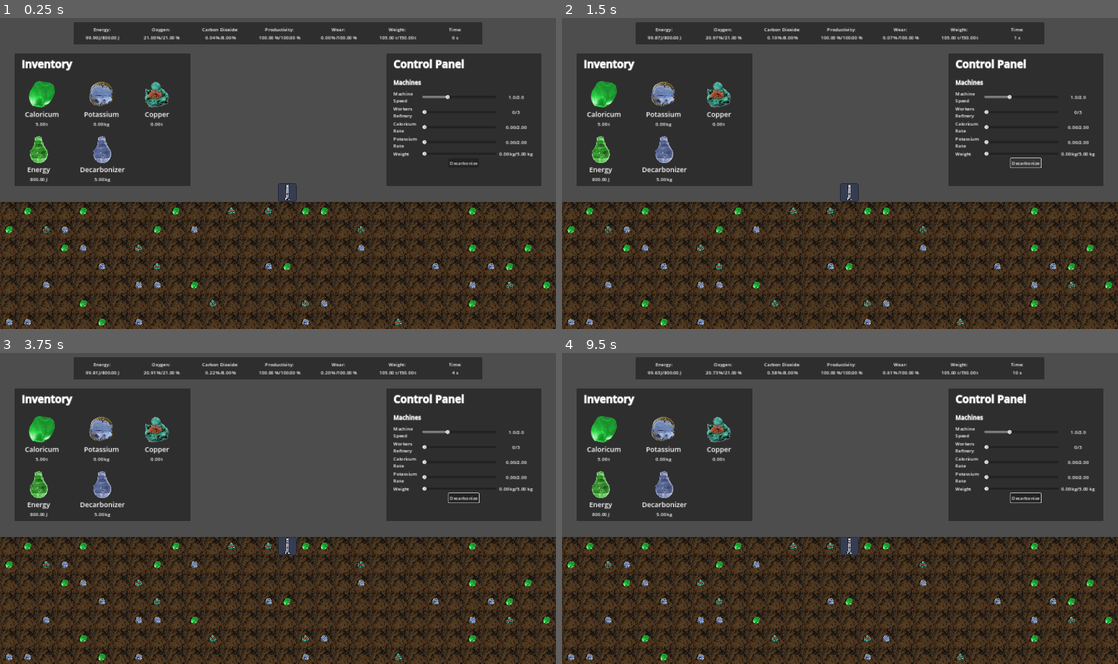
Above: before the commit, frames 1-4 (two rows, left to right).
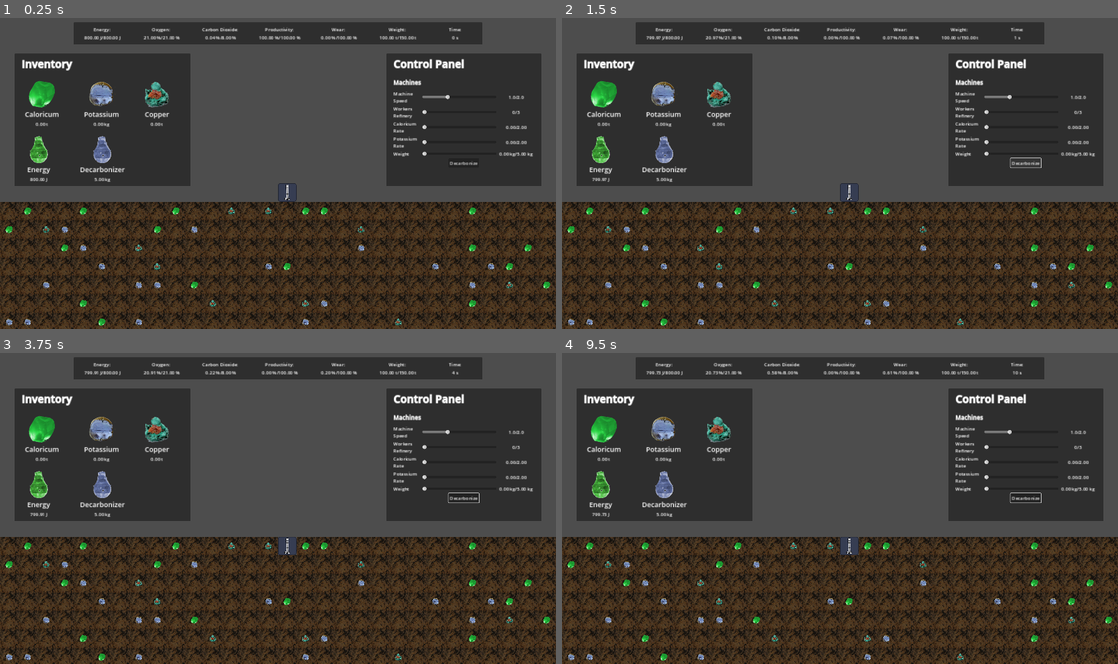
Above: after the commit, the same moments.

Repository: d-sacre/empire-space-company
Game: Godot game, scene res://scenes/game/game.tscn
The game is run twice, just before and just after one commit, with the same random seed, the same clock (stepped at 60 frames per second) and the same inputs. The engine's default icon, where the game draws it, is replaced by a stand-in: a white triangle on a blue panel in a dark square.
Inputs (mouse positions are in pixels of both pictures, inside the frame that each line leads up to):
- Up to frame 1 (0.25 s): no input
- Up to frame 2 (1.5 s): click "Decarbonize" at 0.5 s; click "Decarbonize" at 1.25 s
- Up to frame 3 (3.75 s): click "Decarbonize" at 2 s; tap Enter at 2.75 s; move the mouse to (400, 492) at 2.77 s; click (400, 492) at 2.85 s; tap Space at 3.5 s; move the mouse to (166, 524) at 3.52 s; click (166, 524) at 3.6 s
- Up to frame 4 (9.5 s): tap Enter at 4.25, 5.75 s; move the mouse to (895, 440) at 4.27 s; click (895, 440) at 4.35 s; tap Space at 5, 6.5 s; move the mouse to (812, 570) at 5.02 s; click (812, 570) at 5.1 s; move the mouse to (1006, 555) at 5.77 s; click (1006, 555) at 5.85 s; tap F (Toggle Fullscreen) at 6.4 s; move the mouse to (673, 461) at 6.52 s; click (673, 461) at 6.6 s; move the mouse to (867, 508) at 7.27 s; click (867, 508) at 7.35 s; move the mouse to (756, 430) at 8.02 s; click (756, 430) at 8.1 s; move the mouse to (962, 492) at 8.77 s; click (962, 492) at 8.85 s

The runs differ from the first frame. In frame 1, less than 0.1% of the frame differs, in the area x 6-70%, y 5-35%; in frame 2, 0.1%; in frame 3, 0.1%, in the area x 5-70%, y 5-53%; in frame 4, 0.1%.

Commit message:
finished integration of user inputs into simulation
CHANGES:
- Added AutoLoad for Fullscreen Functionality
- Added condition that when nobody is working, productivity is set to 0
- Added Signaling of new values to simulation
- Added User Input Processing and passing on of data to the simulation
- Added additional functions to simulation so that parameters/functionality could be accessed fro the outside easier
- Adapted some constants to better fit the game

REMARKS:
- "productivity" and "wear" were in simulation not set in %
- Parameters still need adjusting

Diff:
--- a/gui/elements/general/slider/hSliderWithLabels.gd
+++ b/gui/elements/general/slider/hSliderWithLabels.gd
@@ -2,7 +2,10 @@
 
 extends MarginContainer
 
+signal slider_value_changed(sliderID, value)
+
 @export_category("Slider with Labels")
+@export var _sliderID : String = "Slider ID"
 @export var _descriptor : String = "Descriptor"
 @export var _currentValue : float = 0.00
 @export var _startValue : float = 0.00
@@ -44,9 +47,9 @@
 	self._slider.max_value = self._maximum
 
 func _update_slider() -> void:
-
 	self._update_slider_limits()
 	self._slider.value = self._currentValue
+	slider_value_changed.emit(self._sliderID, self._currentValue)
 
 func _initialize() -> void:
 	if self._itemUnit != "NONE":
@@ -70,8 +73,16 @@
 
 	self._update_disable_slider()
 
+func get_slider_reference() -> HSlider:
+	return self._slider
+
+func force_set_slider_value(value : float) -> void:
+	self._slider.value = value
+	slider_value_changed.emit(self._sliderID, self._currentValue)
+
 func _on_h_slider_value_changed(value: float) -> void:
 	self._currentValue = value
+	slider_value_changed.emit(self._sliderID, self._currentValue)
 	self._update_quantity()
 
 func _ready() -> void:
--- /dev/null
+++ b/gui/game/controlPanel/controlPanel.gd
@@ -0,0 +1,45 @@
+extends MarginContainer
+
+signal request_game_data_change(keyChain, value, unit)
+
+const CONTROL_PANEL : Dictionary = {
+    "INPUT_ELEMENTS_ROOT" : "PanelContainer/VBoxContainer/",
+    "INPUT_LUT": {
+        "machineSpeed": {"keyChain": ["machine_speed", "current"]},
+        "workersRefinery": {"keyChain": ["workers", "refinery", "current"]},
+        "caloricumRate": {"keyChain": ["rates", "caloricum"]},
+        "potassiumRate": {"keyChain": ["rates", "potassium"]},
+        "decarbonizerAmount": {"keyChain": ["decarbonize", "current"]},
+        "useDecarbonizer": {"keyChain": ["decarbonize", "execute"]}
+    }
+}
+
+@onready var _uiInputElements : Dictionary = {
+    "machineSpeed": self.get_node(self.CONTROL_PANEL.INPUT_ELEMENTS_ROOT + "machineSpeed"),
+    "workersRefinery": self.get_node(self.CONTROL_PANEL.INPUT_ELEMENTS_ROOT + "workersRefinery"),
+    "caloricumRate": self.get_node(self.CONTROL_PANEL.INPUT_ELEMENTS_ROOT + "caloricumRate"),
+    "potassiumRate": self.get_node(self.CONTROL_PANEL.INPUT_ELEMENTS_ROOT + "potassiumRate"),
+    "decarbonizerAmount": self.get_node(self.CONTROL_PANEL.INPUT_ELEMENTS_ROOT + "decarbonizerAmount"),
+    "useDecarbonizer": self.get_node(self.CONTROL_PANEL.INPUT_ELEMENTS_ROOT + "useDecarbonizer")
+}
+
+func update_carbonizer_max(value : float) -> void:
+    self._uiInputElements["decarbonizerAmount"].set_slider_max(value)
+
+func force_set_slider_value(sliderID : String, value : float) -> void:
+    self._uiInputElements[sliderID].force_set_slider_value(value)
+
+func _on_slider_value_changed(sliderID: String, value : float) -> void:
+    print_debug("Slider ", sliderID, " has changed value: ", value)
+    request_game_data_change.emit(self.CONTROL_PANEL.INPUT_LUT[sliderID]["keyChain"], value, "FROM_LUT")
+
+func _on_use_decarbonizer_button_pressed() -> void:
+    request_game_data_change.emit(self.CONTROL_PANEL.INPUT_LUT.useDecarbonizer.keyChain, true, "FROM_LUT")
+
+func _ready() -> void:
+    for _key in self.CONTROL_PANEL.INPUT_LUT.keys():
+        if _key != "useDecarbonizer":
+            self._uiInputElements[_key].connect("slider_value_changed", _on_slider_value_changed)
+
+        else:
+            self._uiInputElements[_key].connect("pressed", _on_use_decarbonizer_button_pressed)
--- a/gui/game/controlPanel/controlPanel.tscn
+++ b/gui/game/controlPanel/controlPanel.tscn
@@ -1,10 +1,12 @@
-[gd_scene load_steps=2 format=3 uid="uid://bym452u4d8rdt"]
+[gd_scene load_steps=3 format=3 uid="uid://bym452u4d8rdt"]
 
+[ext_resource type="Script" path="res://gui/game/controlPanel/controlPanel.gd" id="1_ljwkf"]
 [ext_resource type="PackedScene" uid="uid://crlfkxfwj7f62" path="res://gui/elements/general/slider/hSliderWithLabels.tscn" id="1_wphdy"]
 
 [node name="controlPanel" type="MarginContainer"]
 size_flags_vertical = 3
 theme_override_constants/margin_right = 50
+script = ExtResource("1_ljwkf")
 
 [node name="PanelContainer" type="PanelContainer" parent="."]
 layout_mode = 2
@@ -42,6 +44,7 @@
 
 [node name="machineSpeed" parent="PanelContainer/VBoxContainer" instance=ExtResource("1_wphdy")]
 layout_mode = 2
+_sliderID = "machineSpeed"
 _descriptor = "Machine Speed"
 _currentValue = 1.0
 _startValue = 1.0
@@ -52,6 +55,7 @@
 
 [node name="workersRefinery" parent="PanelContainer/VBoxContainer" instance=ExtResource("1_wphdy")]
 layout_mode = 2
+_sliderID = "workersRefinery"
 _descriptor = "Workers Refinery"
 _maximum = 3.0
 _step = 1.0
@@ -59,21 +63,24 @@
 
 [node name="caloricumRate" parent="PanelContainer/VBoxContainer" instance=ExtResource("1_wphdy")]
 layout_mode = 2
+_sliderID = "caloricumRate"
 _descriptor = "Caloricum Rate"
 _maximum = 2.0
 
 [node name="potassiumRate" parent="PanelContainer/VBoxContainer" instance=ExtResource("1_wphdy")]
 layout_mode = 2
+_sliderID = "potassiumRate"
 _descriptor = "Potassium Rate"
 _maximum = 2.0
 
 [node name="decarbonizerAmount" parent="PanelContainer/VBoxContainer" instance=ExtResource("1_wphdy")]
 layout_mode = 2
+_sliderID = "decarbonizerAmount"
 _descriptor = "Weight"
 _maximum = 5.0
 _itemUnit = "kg"
 
-[node name="Button" type="Button" parent="PanelContainer/VBoxContainer"]
+[node name="useDecarbonizer" type="Button" parent="PanelContainer/VBoxContainer"]
 layout_mode = 2
 size_flags_horizontal = 4
 text = "Decarbonize"
--- a/gui/game/hud/hud.gd
+++ b/gui/game/hud/hud.gd
@@ -22,6 +22,9 @@
 			var _tmp_value : float = _tmp_dbEntry["current"]
 			var _tmp_status : String = _tmp_dbEntry["status"]
 
+			if _itemKey == "wear" or _itemKey == "productivity":
+				_tmp_value *= 100
+
 			self._hudItems[_itemKey].update_value_and_status(_tmp_value, _tmp_status)
 
 		else:
--- /dev/null
+++ b/managers/WindowManager.gd
@@ -0,0 +1,20 @@
+extends Node
+
+func set_window_to_fullscreen() -> void:
+    var _tmp_currentWindowStatus = DisplayServer.window_get_mode()
+    var _tmp_newWindowStatus = _tmp_currentWindowStatus
+
+    match _tmp_currentWindowStatus:
+        DisplayServer.WINDOW_MODE_FULLSCREEN:
+            _tmp_newWindowStatus = DisplayServer.WINDOW_MODE_WINDOWED
+        DisplayServer.WINDOW_MODE_WINDOWED:
+            _tmp_newWindowStatus = DisplayServer.WINDOW_MODE_FULLSCREEN
+        DisplayServer.WINDOW_MODE_MAXIMIZED:
+            _tmp_newWindowStatus = DisplayServer.WINDOW_MODE_FULLSCREEN
+
+    DisplayServer.window_set_mode(_tmp_newWindowStatus)
+
+
+func _process(_delta: float) -> void:
+    if Input.is_action_just_pressed("Toggle Fullscreen"):
+        self.set_window_to_fullscreen()
--- a/managers/gameDataManager.gd
+++ b/managers/gameDataManager.gd
@@ -1,4 +1,6 @@
 extends Node
+
+var _queue : Array = []
 
 var _database : Dictionary = {
 	"energy": {
@@ -52,21 +54,82 @@
 	},
 	"decarbonize": {
 		"current": 0.00,
-		"max": 5.00 # REMARK: Has to be made flexible
+		"max": 5.00, # REMARK: Has to be made flexible
+		"execute": false
 	}
 }
 
+var _simulationReference : Node = null
+var _controlPanelReference : MarginContainer = null
+
 @onready var _inventory : Node = $inventory
 
+var _error : int = 0
+
 func _update_energy() -> void:
-	self._database.energy.current = self._inventory._inventory.energy.current.value
+	self._inventory._inventory.energy.current.value = self._database.energy.current
+
+func _update_decarbonize_current(value : float) -> void:
+	self._database.decarbonize.current = value
 
 func _update_decarbonize_max() -> void:
 	self._database.decarbonize.max = self._inventory._inventory.decarbonizer.value
+	self._controlPanelReference.update_carbonizer_max(self._database.decarbonize.max)
+
+func _update_decarbonizer_usage() -> void:
+	if self._database.decarbonize.execute:
+		self._simulationReference.set_and_lock_decarbonizer_usage(self._database.decarbonize.current)
+		self._inventory._inventory.decarbonizer.value -= self._database.decarbonize.current
+		self._update_decarbonize_max()
+
+		# DESCRIPTION: Reset to defaults afterwards
+		self._database.decarbonize.execute = false
+		self._database.decarbonize.current = 0.00
+		self._controlPanelReference.force_set_slider_value("decarbonizerAmount", self._database.decarbonize.current)
 
 func _update_weight() -> void:
 	# REMARK: Rocket empty weight hardcoded!
 	self._database.weight.current = 100.00 + self._inventory.get_weight()
+
+func _update_simulation_parameters() -> void:
+	# DESCRIPTION: Update inventory properties
+	self._simulationReference.energy_available = self._database.energy.current
+	self._simulationReference.m_caloricum_available = self._inventory._inventory.ore.caloricum.value
+	self._simulationReference.m_potassium_available = self._inventory._inventory.ore.potassium.value
+
+	# DESCRIPTION: Update machine properties
+	self._simulationReference.machinespeed = self._database.machine_speed.current
+
+	# DESCRIPTION: Set workers in refinery
+	self._simulationReference.workingHumans = self._database.workers.refinery.current
+
+	# DESCRIPTION: Set Refinery Ore Processing Rate
+	# REMARK: Since currently potassium is only refined into decarbonizers, use potassium rate
+	self._simulationReference.ref_rate_caloricum = self._database.rates.caloricum
+	# self._simulationReference.ref_rate_copper # REMARK: Not yet implemented
+	self._simulationReference.ref_rate_potassium = self._database.rates.potassium
+	self._simulationReference.ref_rate_decarbonizer = self._simulationReference.ref_rate_potassium
+
+func _on_request_game_data_change(keyChain : Array, value, unit : String) -> void:
+	self._queue.append({"keyChain": keyChain, "value": value, "unit": unit})
+
+func initialize(signalSourcesGeneral : Array, signalSourcesInventory : Array, simulationReference : Node, controlPanelReference : MarginContainer) -> int:
+	self._simulationReference = simulationReference
+	self._controlPanelReference = controlPanelReference
+
+	self._error = self._inventory.initialize(signalSourcesInventory)
+
+	if self._error == 0:
+		for i in range(len(signalSourcesGeneral)):
+			var _tmp_error : int = signalSourcesGeneral[i].connect("request_game_data_change", _on_request_game_data_change)
+
+			if _tmp_error != 0:
+				self._error = -200 - i
+				break
+	else:
+		self._error = -100 - self._error
+
+	return self._error
 
 func update_time(timeDelta : float) -> void:
 	self._database.time.current += timeDelta
@@ -85,6 +148,15 @@
 	return self._inventory.get_inventory()
 
 func _process(_delta: float) -> void:
+
+	# DESCRIPTION: Processing of the incoming requests from the queue
+	while len(self._queue) > 0:
+		var _tmp_entry : Dictionary = self._queue.pop_at(0)
+		DictionaryParsing.set_dict_element_via_keychain(self._database, _tmp_entry["keyChain"], _tmp_entry["value"])
+
+	# DESCRIPTION: Updates of the values
 	self._update_energy()
+	self._update_decarbonizer_usage()
 	self._update_decarbonize_max()
 	self._update_weight()
+	self._update_simulation_parameters()
--- a/managers/inventoryManager.gd
+++ b/managers/inventoryManager.gd
@@ -5,7 +5,7 @@
 var _inventory : Dictionary = {
 	"ore": {
 		"caloricum": {
-			"value": 5,
+			"value": 0,
 			"unit": "t"
 		},
 		"potassium": {
@@ -66,6 +66,7 @@
 
 func _on_requested_inventory_change(keyChain : Array, value, unit : String) -> void:
 	self._queue.append({"keyChain": keyChain, "value": value, "unit": unit})
+	# print_debug("Requested Inventory change: ", keyChain, ", ", value)
 
 func _process(_delta : float) -> void:
 	while len(self._queue) > 0:
--- a/project.godot
+++ b/project.godot
@@ -18,6 +18,7 @@
 [autoload]
 
 DictionaryParsing="*res://utils/dictionaryParsing.gd"
+WindowManager="*res://managers/WindowManager.gd"
 
 [display]
 
--- a/scenes/game/game.gd
+++ b/scenes/game/game.gd
@@ -1,13 +1,16 @@
 extends Node2D
 
 @onready var gameDataManager : Node = $gameDataManager
-@onready var inventory : Node = $gameDataManager/inventory
+# @onready var inventory : Node = $gameDataManager/inventory
 @onready var world : Node2D = $world
 
 @onready var simulation : Node = $simulation/Resources
 
 @onready var hud : MarginContainer = $UI/Control/hud
 @onready var debugInventory : Control = $UI/Control/HBoxContainer/DEBUG_INVENTORY
+@onready var controlPanel : MarginContainer = $UI/Control/HBoxContainer/controlPanel
+
+var _error : int = 0
 
 
 # REMARK: Only temporary, until simulation is finalized
@@ -16,14 +19,15 @@
 		{"keyChain": ["energy", "current"], "value": self.simulation.energy},
 		{"keyChain": ["oxygen", "current"], "value": self.simulation.o2},
 		{"keyChain": ["carbondioxide", "current"], "value": self.simulation.co2},
-		# {"keyChain": ["productivity", "current"], "value": self.simulation.p_ref_all},
+		{"keyChain": ["productivity", "current"], "value": self.simulation.p_ref_all},
 		{"keyChain": ["wear", "current"], "value": self.simulation.wear}
 	]
 
 	return _tmp_db
 
 func _ready() -> void:
-	self.inventory.initialize([world.get_node("drill")])
+	# self.inventory.initialize([self.world.get_node("drill")])
+	self._error = self.gameDataManager.initialize([self.controlPanel], [self.world.get_node("drill"), self.simulation], self.simulation, self.controlPanel)
 
 func _process(delta: float) -> void:
 	self.gameDataManager.update_by_keychain_database(self._get_simulation_values())
--- a/scenes/game/game.tscn
+++ b/scenes/game/game.tscn
@@ -23,7 +23,6 @@
 
 [node name="Resources" type="Node" parent="simulation"]
 script = ExtResource("1_iadfv")
-energy = 99.9
 decarbonizer = 5.0
 maxHumans = 3
 
--- a/scenes/game/world.gd
+++ b/scenes/game/world.gd
@@ -35,18 +35,3 @@
 
 	if event is InputEventMouseMotion:
 		self._drill.update_future_route(self.get_global_mouse_position())
-
-func _process(_delta: float) -> void:
-	if Input.is_action_just_pressed("Toggle Fullscreen"):
-		var _tmp_currentWindowStatus = DisplayServer.window_get_mode()
-		var _tmp_newWindowStatus = _tmp_currentWindowStatus
-
-		match _tmp_currentWindowStatus:
-			DisplayServer.WINDOW_MODE_FULLSCREEN:
-				_tmp_newWindowStatus = DisplayServer.WINDOW_MODE_WINDOWED
-			DisplayServer.WINDOW_MODE_WINDOWED:
-				_tmp_newWindowStatus = DisplayServer.WINDOW_MODE_FULLSCREEN
-			DisplayServer.WINDOW_MODE_MAXIMIZED:
-				_tmp_newWindowStatus = DisplayServer.WINDOW_MODE_FULLSCREEN
-
-		DisplayServer.window_set_mode(_tmp_newWindowStatus)
--- a/simulation/machine.gd
+++ b/simulation/machine.gd
@@ -1,6 +1,6 @@
 class_name Machine
 
-const WearFactor : float = 0.0675 #0.0000675
+const WearFactor : float = 0.000675# original value: 0.0675 # REMARK: Needed to be changed, as wear now in 0.0 ... 1.0
 
 class Drill:
 	const EnergyUsage : float = 0.1
--- a/simulation/resources.gd
+++ b/simulation/resources.gd
@@ -1,4 +1,6 @@
 extends Node
+
+signal request_inventory_change(keyChain, value, unit)
 
 @export_category("Simulation")
 @export_group("Environment")
@@ -8,7 +10,7 @@
 @export_range(0.0, 99.9, 0.01, "suffix:t copper ore") var copperOre : float = 0.0
 @export_range(0.0, 99.9, 0.01, "suffix:t caloricum ore") var caloricumOre : float = 0.0
 @export_range(0.0, 99.9, 0.01, "suffix:kg pottasium ore") var pottasiumOre : float = 0.0
-@export_range(0.0, 99.9, 0.01, "suffix:J energy") var energy : float = 0.0
+@export_range(0.0, 1500.0, 0.01, "suffix:J energy") var energy : float = 800.00
 @export_range(0.0, 99.9, 0.01, "suffix:t copper") var copper : float = 0.0
 @export_range(0.0, 99.9, 0.01, "suffix:kg decarbonizer") var decarbonizer : float = 0.0
 @export_group("Machine")
@@ -27,7 +29,6 @@
 var simulationStep : float = 1.00
 var _currentTime : float = 0.00
 
-#var productivity : float = 1.0
 var maxWorkers : int = maxHumans + maxRobots
 var workingWorkers : int = workingHumans + workingRobots
 var usedDecarbonizer : float = 0.0
@@ -38,24 +39,51 @@
 var ref_rate_potassium : float = 0.0
 var ref_rate_decarbonizer : float = 0.0
 
+var energy_available : float = 0.0
+var m_caloricum_available : float = 0.0
+var m_potassium_available : float = 0.0
+
+var _decarbUsageValueLocked : bool = false
+
+func _update_working_workers() -> void:
+	self.workingWorkers = workingHumans + workingRobots
+
 func CalcFco2() -> float:
 	var values : Vector2 = Gas.CO2.Values(co2)
 	var factors : Vector2 = Gas.CO2.Factors(co2)
+
 	return factors[0] - (factors[0] - factors[1]) / (values[1] - values[0]) * (co2 - values[0])
+
+func CalcCco2Reduction(decarb : float = 0.00) -> float:
+	return maxf(Gas.CO2.min, co2 - Ore.Decarbonizer.CO2Reduction * decarb)
 
 func Simulate() -> void:
 	var idleHumans : int = maxHumans - workingHumans
 	var idleRobots : int = maxRobots - workingRobots
+
+	self._update_working_workers()
+
 	var fo2 : float = (Gas.O2.maxFactor - Gas.O2.minFactor) / (Gas.O2.max - Gas.O2.min) * o2
 	var fco2 : float = self.CalcFco2()
+
 	var p_ref_factor : float = 0.0
+
 	if workingWorkers > 0:
 		p_ref_factor = (1.0 - wear) * machinespeed / workingWorkers
+	else:
+		p_ref_factor = 0
+
 	p_ref_all = p_ref_factor * (fo2 * fco2 * workingHumans + (1 - wear) * workingRobots)
-	co2 = maxf(Gas.CO2.min, co2 - Ore.Decarbonizer.CO2Reduction * usedDecarbonizer)
-	usedDecarbonizer = 0.0
+
+	if self._decarbUsageValueLocked:
+		co2 = self.CalcCco2Reduction(usedDecarbonizer)#maxf(Gas.CO2.min, co2 - Ore.Decarbonizer.CO2Reduction * usedDecarbonizer)
+		usedDecarbonizer = 0.0
+		self._decarbUsageValueLocked = false
+	else:
+		co2 = self.CalcCco2Reduction()
 	co2 = idleHumans * Worker.Human.IdleCO2 + workingHumans * Worker.Human.WorkingCO2 + co2
 	o2 = o2 - (Worker.Human.IdleOxygen * idleHumans + Worker.Human.WorkingOxygen * workingHumans)
+
 	var e_workers : float = idleHumans * Worker.Human.IdleEnergy + workingHumans * Worker.Human.WorkingEnergy + idleRobots * Worker.Robot.IdleEnergy + workingRobots * Worker.Robot.WorkingEnergy
 	var e_drill : float = Machine.Drill.EnergyUsage / (1 - wear) * (drillspeed * machinespeed)**2
 	var e_train : float = Machine.Train.EnergyUsage * massTrain / (1 - wear) * (trainspeed * machinespeed)**2
@@ -63,22 +91,39 @@
 	var e_ref_ore : float = ref_rate_caloricum * Ore.Caloricum.EnergyReq + ref_rate_potassium * Ore.Potassium.EnergyReq
 	var e_ref_usage : float = p_ref_all * workingWorkers * e_ref_ore
 	var e_ref_gen : float = p_ref_all * workingWorkers * ref_rate_caloricum * Ore.Caloricum.EnergyRate
-	energy = energy - e_workers - e_drill - e_train - e_lift - e_ref_usage + e_ref_gen
+
 	wear = wear + Machine.WearFactor * machinespeed**2
+
 	var m_caloricum : float = Ore.Caloricum.ProcessRate * p_ref_all * workingWorkers * ref_rate_caloricum
 	var m_potassium : float = Ore.Potassium.ProcessRate * p_ref_all * workingWorkers * ref_rate_potassium
 	var m_decarb : float = Ore.Potassium.RefiningRate * p_ref_all * workingWorkers * ref_rate_decarbonizer
 
-	print("p: ", p_ref_factor)
-	print("p: ", p_ref_all)
-	print("Workers: ", e_workers)
-	print("Drill: ", e_drill)
-	print("train: ", e_train)
-	print("lift: ", e_lift)
-	print("ore: ", e_ref_ore)
-	print("use: ", e_ref_usage)
-	print("gen: ", e_ref_gen)
-	print("energy: ", energy)
+	# DESCRIPTION: Prevent refinery from using resources that are not available
+	if (m_caloricum > m_caloricum_available) or (m_caloricum < 0):
+		m_caloricum = m_caloricum_available
+		e_ref_gen = m_caloricum_available * Ore.Caloricum.EnergyRate
+		print_debug("Less caloricum available than needed: ", m_caloricum,"/", m_caloricum_available)
+
+	if (m_potassium > m_potassium_available) or (m_potassium < 0):
+		m_potassium = m_potassium_available
+		m_decarb = Ore.Potassium.RefiningRate * m_potassium
+
+	energy = energy_available - e_workers - e_drill - e_train - e_lift - e_ref_usage + e_ref_gen
+
+
+	# DESCRIPTION: Notify inventory of changes
+	var _tmp_format_string = "caloricum (used/available): %s/%s, potassium (used/available): %s/%s, decarb: %s"
+	var _tmp_string = _tmp_format_string % [m_caloricum, m_caloricum_available, m_potassium, m_potassium_available, m_decarb]
+	print_debug(_tmp_string)
+
+	request_inventory_change.emit(["ore", "caloricum"], -m_caloricum, "FROM_LUT")
+	request_inventory_change.emit(["ore", "potassium"], -m_potassium, "FROM_LUT")
+	request_inventory_change.emit(["decarbonizer"], m_decarb, "FROM_LUT")
+
+
+func set_and_lock_decarbonizer_usage(value : float) -> void:
+	self._decarbUsageValueLocked = true
+	self.usedDecarbonizer = value
 
 
 func _process(_delta : float) -> void:
